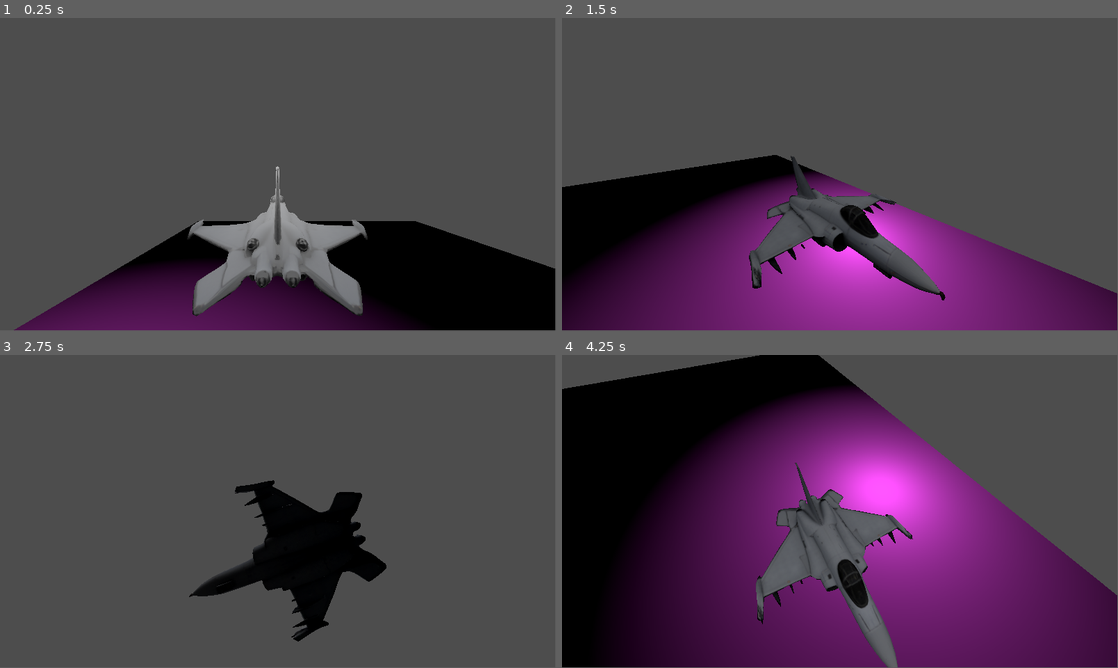
Above: before the commit, frames 1-4 (two rows, left to right).
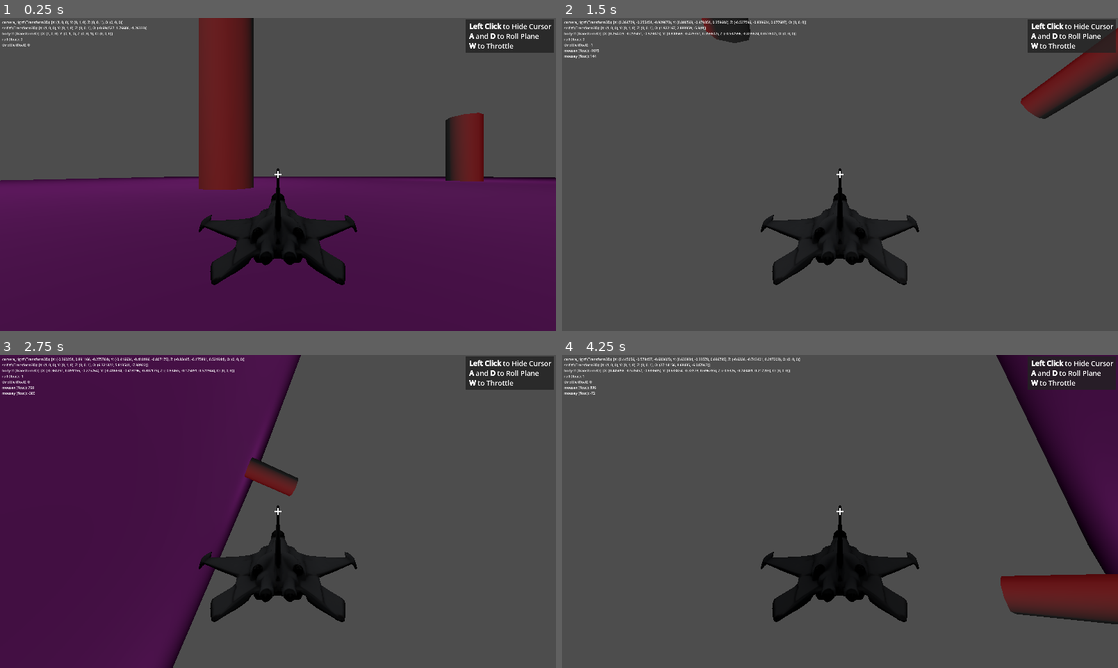
Above: after the commit, the same moments.

Repository: Wes-Ray/breach-vector
Game: Godot game, scene res://scenes/world_01.tscn
The game is run twice, just before and just after one commit, with the same random seed, the same clock (stepped at 60 frames per second) and the same inputs.
Inputs (mouse positions are in pixels of both pictures, inside the frame that each line leads up to):
- Up to frame 1 (0.25 s): no input
- Up to frame 2 (1.5 s): move the mouse to (962, 158) at 0.52 s; hold D (roll_right, bound only after the commit) 0.53-1.28 s; click (962, 158) at 0.67 s; move the mouse to (728, 190) at 1.27 s; hold S (throttle_down, bound only after the commit) from 1.28 s (still down); click (728, 190) at 1.42 s
- Up to frame 3 (2.75 s): move the mouse to (333, 442) at 2.02 s; release S (throttle_down, bound only after the commit) at 2.03 s; hold D (roll_right, bound only after the commit) from 2.03 s (still down); click (333, 442) at 2.17 s
- Up to frame 4 (4.25 s): move the mouse to (812, 574) at 2.77 s; release D (roll_right, bound only after the commit) at 2.78 s; hold W (throttle_up, bound only after the commit) 2.78-3.53 s; click (812, 574) at 2.92 s; move the mouse to (1006, 558) at 3.52 s; hold A (roll_left, bound only after the commit) from 3.53 s (still down); click (1006, 558) at 3.67 s; tap Escape (ui_cancel) at 4.15 s
In our replay, the window is 799x449 before the commit and 800x450 after it. These sizes can differ from the game's own. Grey fills any space a smaller window leaves; there, only what the larger window draws over its background counts as a difference.

The runs differ from the first frame. In frame 1, 50% of the frame differs, in the area x 0-100%, y 0-100%; in frame 2, 42%; in frame 3, 51%; in frame 4, 83%.

Commit message:
played around with different camera controls, classic fps vs more natural gimbal setup

Diff:
--- a/project.godot
+++ b/project.godot
@@ -15,6 +15,44 @@
 config/features=PackedStringArray("4.3", "GL Compatibility")
 config/icon="res://icon.svg"
 
+[display]
+
+window/size/viewport_width=2560
+window/size/viewport_height=1440
+
+[input]
+
+roll_left={
+"deadzone": 0.5,
+"events": [Object(InputEventKey,"resource_local_to_scene":false,"resource_name":"","device":-1,"window_id":0,"alt_pressed":false,"shift_pressed":false,"ctrl_pressed":false,"meta_pressed":false,"pressed":false,"keycode":0,"physical_keycode":65,"key_label":0,"unicode":97,"location":0,"echo":false,"script":null)
+]
+}
+roll_right={
+"deadzone": 0.5,
+"events": [Object(InputEventKey,"resource_local_to_scene":false,"resource_name":"","device":-1,"window_id":0,"alt_pressed":false,"shift_pressed":false,"ctrl_pressed":false,"meta_pressed":false,"pressed":false,"keycode":0,"physical_keycode":68,"key_label":0,"unicode":100,"location":0,"echo":false,"script":null)
+]
+}
+throttle_up={
+"deadzone": 0.5,
+"events": [Object(InputEventKey,"resource_local_to_scene":false,"resource_name":"","device":-1,"window_id":0,"alt_pressed":false,"shift_pressed":false,"ctrl_pressed":false,"meta_pressed":false,"pressed":false,"keycode":0,"physical_keycode":87,"key_label":0,"unicode":119,"location":0,"echo":false,"script":null)
+]
+}
+throttle_down={
+"deadzone": 0.5,
+"events": [Object(InputEventKey,"resource_local_to_scene":false,"resource_name":"","device":-1,"window_id":0,"alt_pressed":false,"shift_pressed":false,"ctrl_pressed":false,"meta_pressed":false,"pressed":false,"keycode":0,"physical_keycode":83,"key_label":0,"unicode":115,"location":0,"echo":false,"script":null)
+]
+}
+yaw_left={
+"deadzone": 0.5,
+"events": [Object(InputEventKey,"resource_local_to_scene":false,"resource_name":"","device":-1,"window_id":0,"alt_pressed":false,"shift_pressed":false,"ctrl_pressed":false,"meta_pressed":false,"pressed":false,"keycode":0,"physical_keycode":81,"key_label":0,"unicode":113,"location":0,"echo":false,"script":null)
+]
+}
+yaw_right={
+"deadzone": 0.5,
+"events": [Object(InputEventKey,"resource_local_to_scene":false,"resource_name":"","device":-1,"window_id":0,"alt_pressed":false,"shift_pressed":false,"ctrl_pressed":false,"meta_pressed":false,"pressed":false,"keycode":0,"physical_keycode":69,"key_label":0,"unicode":101,"location":0,"echo":false,"script":null)
+]
+}
+
 [rendering]
 
 renderer/rendering_method="gl_compatibility"
--- /dev/null
+++ b/scenes/Debug.tscn
@@ -0,0 +1,46 @@
+[gd_scene load_steps=2 format=3 uid="uid://dvjd7ddx35hq6"]
+
+[ext_resource type="Script" path="res://scripts/debug.gd" id="1_cr1y1"]
+
+[node name="Debug" type="Control"]
+layout_mode = 3
+anchors_preset = 15
+anchor_right = 1.0
+anchor_bottom = 1.0
+grow_horizontal = 2
+grow_vertical = 2
+script = ExtResource("1_cr1y1")
+
+[node name="Control2" type="Control" parent="."]
+anchors_preset = 0
+offset_left = 10.0
+offset_top = 8.0
+offset_right = 50.0
+offset_bottom = 48.0
+
+[node name="debug_label" type="Label" parent="Control2"]
+unique_name_in_owner = true
+layout_mode = 1
+offset_right = 40.0
+offset_bottom = 23.0
+
+[node name="Control" type="Control" parent="."]
+visible = false
+layout_mode = 1
+anchors_preset = 1
+anchor_left = 1.0
+anchor_right = 1.0
+offset_left = -40.0
+offset_bottom = 40.0
+grow_horizontal = 0
+
+[node name="Button" type="Button" parent="Control"]
+layout_mode = 0
+offset_left = -338.0
+offset_top = 33.0
+offset_right = 3.0
+offset_bottom = 96.0
+theme_override_font_sizes/font_size = 40
+text = "Toggle Fullscreen"
+
+[connection signal="button_up" from="Control/Button" to="." method="_on_button_button_up"]
--- a/scenes/ship.tscn
+++ b/scenes/ship.tscn
@@ -1,28 +1,103 @@
-[gd_scene load_steps=4 format=3 uid="uid://wk8ox7egbudr"]
+[gd_scene load_steps=5 format=3 uid="uid://wk8ox7egbudr"]
 
 [ext_resource type="PackedScene" uid="uid://ltiaynj28e4m" path="res://assets/ship/plane01.glb" id="1_fgnbo"]
 [ext_resource type="Script" path="res://scripts/ship.gd" id="1_mn80g"]
+[ext_resource type="PackedScene" uid="uid://dvjd7ddx35hq6" path="res://scenes/Debug.tscn" id="3_brax1"]
 
 [sub_resource type="BoxShape3D" id="BoxShape3D_vhwgl"]
 size = Vector3(0.686783, 0.122101, 1)
 
 [node name="Ship" type="CharacterBody3D"]
-collision_layer = 2
+motion_mode = 1
 script = ExtResource("1_mn80g")
 
-[node name="plane01" parent="." instance=ExtResource("1_fgnbo")]
-transform = Transform3D(1, 0, 0, 0, 1, 0, 0, 0, 1, 0, 0.113965, 0)
+[node name="Body" type="CharacterBody3D" parent="."]
+unique_name_in_owner = true
+motion_mode = 1
 
-[node name="CollisionShape3D" type="CollisionShape3D" parent="."]
+[node name="BodyModel" type="Node3D" parent="Body"]
+unique_name_in_owner = true
+
+[node name="plane01" parent="Body/BodyModel" instance=ExtResource("1_fgnbo")]
+transform = Transform3D(-1, 0, -8.74228e-08, 0, 1, 0, 8.74228e-08, 0, -1, 0, 0.113965, 0)
+
+[node name="CollisionShape3D" type="CollisionShape3D" parent="Body"]
 transform = Transform3D(1, 0, 0, 0, 1, 0, 0, 0, 1, 0.000938416, 0.0450897, 0)
 shape = SubResource("BoxShape3D_vhwgl")
 
-[node name="Yaw" type="Node3D" parent="."]
+[node name="CameraRig" type="Node3D" parent="."]
 unique_name_in_owner = true
 
-[node name="Pitch" type="Node3D" parent="Yaw"]
-unique_name_in_owner = true
+[node name="Camera3D" type="Camera3D" parent="CameraRig"]
+transform = Transform3D(1, 0, 0, 0, 1, 0, 0, 0, 1, 0, 0.269, 0.998)
+current = true
+fov = 85.0
 
-[node name="Camera3D" type="Camera3D" parent="Yaw/Pitch"]
-transform = Transform3D(-1, 0, 8.74228e-08, 0, 1, 0, -8.74228e-08, 0, -1, 0, 0.269066, -0.88717)
-fov = 85.0
+[node name="Debug" parent="." instance=ExtResource("3_brax1")]
+
+[node name="HUD" type="Control" parent="."]
+layout_mode = 3
+anchors_preset = 15
+anchor_right = 1.0
+anchor_bottom = 1.0
+grow_horizontal = 2
+grow_vertical = 2
+
+[node name="Crosshair" type="Control" parent="HUD"]
+layout_mode = 1
+anchors_preset = 8
+anchor_left = 0.5
+anchor_top = 0.5
+anchor_right = 0.5
+anchor_bottom = 0.5
+offset_left = -20.0
+offset_top = -20.0
+offset_right = 20.0
+offset_bottom = 20.0
+grow_horizontal = 2
+grow_vertical = 2
+
+[node name="ColorRect" type="ColorRect" parent="HUD/Crosshair"]
+layout_mode = 0
+offset_left = 4.0
+offset_top = 18.0
+offset_right = 36.0
+offset_bottom = 22.0
+
+[node name="ColorRect2" type="ColorRect" parent="HUD/Crosshair"]
+layout_mode = 0
+offset_left = 18.0
+offset_top = 4.0
+offset_right = 22.0
+offset_bottom = 36.0
+
+[node name="Info" type="Control" parent="HUD"]
+layout_mode = 1
+anchors_preset = 1
+anchor_left = 1.0
+anchor_right = 1.0
+offset_left = -192.0
+offset_bottom = 152.0
+grow_horizontal = 0
+
+[node name="ColorRect" type="ColorRect" parent="HUD/Info"]
+layout_mode = 0
+offset_left = -224.0
+offset_top = 8.0
+offset_right = 184.0
+offset_bottom = 160.0
+color = Color(0.130772, 0.130772, 0.130772, 0.788235)
+
+[node name="Label" type="RichTextLabel" parent="HUD/Info"]
+layout_mode = 0
+offset_left = -208.0
+offset_top = 16.0
+offset_right = 172.0
+offset_bottom = 157.0
+theme_override_font_sizes/bold_italics_font_size = 32
+theme_override_font_sizes/normal_font_size = 32
+theme_override_font_sizes/bold_font_size = 32
+bbcode_enabled = true
+text = "[b]Left Click[/b] to Hide Cursor
+[b]A[/b] and [b]D[/b] to Roll Plane
+[b]W[/b] to Throttle"
--- a/scenes/world_01.tscn
+++ b/scenes/world_01.tscn
@@ -11,12 +11,74 @@
 transform = Transform3D(1, 0, 0, 0, 1, 0, 0, 0, 1, -0.694527, 1.76686, -0.0966633)
 
 [node name="DirectionalLight3D" type="DirectionalLight3D" parent="."]
-transform = Transform3D(1, 0, 0, 0, 1, 0, 0, 0, 1, 0, 1, 0)
-
-[node name="OmniLight3D" type="OmniLight3D" parent="."]
-transform = Transform3D(1, 0, 0, 0, 1, 0, 0, 0, 1, 0.976444, 0.821886, -1.43493)
+transform = Transform3D(1, 0, 0, 0, 1, 0, 0, 0, 1, 0, 148.436, 153.491)
+light_color = Color(1, 0.0823529, 0.145098, 1)
+light_energy = 0.4
 
 [node name="CSGBox3D" type="CSGBox3D" parent="."]
-transform = Transform3D(1, 0, 0, 0, 1, 0, 0, 0, 1, -2.00821, -0.286133, -1.69241)
+transform = Transform3D(1, 0, 0, 0, 1, 0, 0, 0, 1, 43.3186, -0.286133, 15.286)
 material_override = SubResource("StandardMaterial3D_ykne3")
-size = Vector3(9.76471, 0.427734, 16.7939)
+size = Vector3(285.837, 0.427734, 387.595)
+
+[node name="CSGCylinder3D" type="CSGCylinder3D" parent="."]
+transform = Transform3D(1, 0, 0, 0, 1, 0, 0, 0, 1, -8.90331, -0.833237, -27.7512)
+radius = 4.31744
+height = 59.0552
+
+[node name="point_light" type="OmniLight3D" parent="CSGCylinder3D"]
+transform = Transform3D(1, 0, 0, 0, 1, 0, 0, 0, 1, 0, 31.3361, 0)
+omni_range = 250.0
+
+[node name="CSGCylinder3D2" type="CSGCylinder3D" parent="."]
+transform = Transform3D(1, 0, 0, 0, 1, 0, 0, 0, 1, -8.90331, -1.28734, 61.6928)
+radius = 4.31744
+height = 59.0552
+
+[node name="point_light" type="OmniLight3D" parent="CSGCylinder3D2"]
+transform = Transform3D(1, 0, 0, 0, 1, 0, 0, 0, 1, 0, 31.3361, 0)
+omni_range = 250.0
+
+[node name="CSGCylinder3D3" type="CSGCylinder3D" parent="."]
+transform = Transform3D(1, 0, 0, 0, 1, 0, 0, 0, 1, 40.0819, -5.0569, 24.8951)
+radius = 4.31744
+height = 59.0552
+
+[node name="point_light" type="OmniLight3D" parent="CSGCylinder3D3"]
+transform = Transform3D(1, 0, 0, 0, 1, 0, 0, 0, 1, 0, 31.3361, 0)
+omni_range = 250.0
+
+[node name="CSGCylinder3D4" type="CSGCylinder3D" parent="."]
+transform = Transform3D(1, 0, 0, 0, 1, 0, 0, 0, 1, -46.4491, 0, -5.11489)
+radius = 4.31744
+height = 59.0552
+
+[node name="point_light" type="OmniLight3D" parent="CSGCylinder3D4"]
+transform = Transform3D(1, 0, 0, 0, 1, 0, 0, 0, 1, 0, 31.3361, 0)
+omni_range = 250.0
+
+[node name="CSGCylinder3D5" type="CSGCylinder3D" parent="."]
+transform = Transform3D(1, 0, 0, 0, 1, 0, 0, 0, 1, 60.922, -8.54691, -57.0669)
+radius = 4.31744
+height = 59.0552
+
+[node name="point_light" type="OmniLight3D" parent="CSGCylinder3D5"]
+transform = Transform3D(1, 0, 0, 0, 1, 0, 0, 0, 1, 0, 31.3361, 0)
+omni_range = 250.0
+
+[node name="CSGCylinder3D6" type="CSGCylinder3D" parent="."]
+transform = Transform3D(1, 0, 0, 0, 1, 0, 0, 0, 1, -55.2057, -3.87947, 48.3296)
+radius = 4.31744
+height = 59.0552
+
+[node name="point_light" type="OmniLight3D" parent="CSGCylinder3D6"]
+transform = Transform3D(1, 0, 0, 0, 1, 0, 0, 0, 1, 0, 31.3361, 0)
+omni_range = 250.0
+
+[node name="CSGCylinder3D7" type="CSGCylinder3D" parent="."]
+transform = Transform3D(1, 0, 0, 0, 1, 0, 0, 0, 1, -22.1865, -5.35559, -67.0204)
+radius = 4.31744
+height = 59.0552
+
+[node name="point_light" type="OmniLight3D" parent="CSGCylinder3D7"]
+transform = Transform3D(1, 0, 0, 0, 1, 0, 0, 0, 1, 0, 31.3361, 0)
+omni_range = 250.0
--- /dev/null
+++ b/scripts/debug.gd
@@ -0,0 +1,24 @@
+extends Control
+class_name Debug
+
+var debug_dict:= {}
+
+@onready var debug_label := %debug_label
+
+func log(debug_name: String, value: Variant = "") -> void:
+	if not OS.is_debug_build():
+		return
+
+	debug_dict[debug_name] = value
+
+	var result_str:= ""
+	for key: String in debug_dict.keys():
+		result_str += key + " (" + type_string(typeof(debug_dict[key])) + "): " + str(debug_dict[key]) + "\n"
+
+	debug_label.text = result_str
+
+func _on_button_button_up() -> void:
+	if DisplayServer.window_get_mode() == DisplayServer.WINDOW_MODE_FULLSCREEN:
+		DisplayServer.window_set_mode(DisplayServer.WINDOW_MODE_WINDOWED)
+	else:
+		DisplayServer.window_set_mode(DisplayServer.WINDOW_MODE_FULLSCREEN)
--- a/scripts/ship.gd
+++ b/scripts/ship.gd
@@ -1,16 +1,84 @@
 extends CharacterBody3D
 
-@onready var yaw: Node3D = %Yaw
-@onready var pitch: Node3D = %Pitch
+@onready var body: CharacterBody3D = %Body
+@onready var body_model: Node3D = %BodyModel
 
-var rotation_speed = 0.005
+@onready var camera_rig: Node3D = %CameraRig
+
+@onready var debug: Debug = $Debug
+
+@export var base_air_speed: float = 5.0
+@export var base_air_boost_speed: float = 25.0
+var current_air_speed: float = base_air_speed
+# @export var air_speed: float = 0.0
+@export var rotation_speed: float = 2.0
+@export var roll_speed: float = 3.0
+@export var mouse_sensitivity: float = 0.1
+
+func _ready() -> void:
+	Input.mouse_mode = Input.MOUSE_MODE_CAPTURED
+
+func move_ship(delta) -> void:
+	debug.log("camera_rig tf", camera_rig.transform)
+	debug.log("self tf", transform)  # shouldn't be used, just use body transform to find forward
+	debug.log("body tf", body.transform)
+
+	# get input
+	var roll_input := Input.get_axis("roll_right", "roll_left")
+	debug.log("roll", roll_input)
+	var throttle_input := Input.get_axis("throttle_down", "throttle_up")
+	debug.log("throttle", throttle_input)
+
+	if throttle_input > 0.01:
+		current_air_speed = base_air_boost_speed
+	else:
+		current_air_speed = base_air_speed
+
+	# roll
+	# camera_rig.rotate(body_model.basis.z.normalized(), roll_input * delta)
+	camera_rig.rotate(camera_rig.basis.z.normalized(), roll_input * roll_speed * delta)
+
+	# Get Euler angles
+	# var camera_euler := camera_rig.global_transform.basis.get_euler()
+	# var current_euler := body.global_transform.basis.get_euler()
+
+	# Create new quaternions with roll (z) set to 0
+	# var camera_no_roll := Quaternion.from_euler(Vector3(camera_euler.x, camera_euler.y, 0))
+	# var current_no_roll := Quaternion.from_euler(Vector3(current_euler.x, current_euler.y, 0))
+
+	# Lerp between the roll-free rotations
+	# var lerp_quat = current_no_roll.slerp(camera_no_roll, delta * rotation_speed)
+	body.global_transform.basis = Basis(camera_rig.basis)
+
+
+	# update movement based on body direction (NOT self of the whole ship)
+	var forward := -body.basis.z
+	velocity = forward * current_air_speed
+
+	move_and_slide()
+
+func _process(delta: float) -> void:
+	if Input.is_action_just_released("ui_cancel"):
+		if Input.mouse_mode == Input.MOUSE_MODE_CAPTURED:
+			Input.mouse_mode = Input.MOUSE_MODE_VISIBLE
+		else:
+			Input.mouse_mode = Input.MOUSE_MODE_CAPTURED
+	move_ship(delta)
 
 func _input(event:InputEvent) -> void:
-	if not event is InputEventMouseMotion:
+	if event is InputEventMouseMotion:
+		var mouse_movement:Vector2 = (event.relative / 300 * PI) * mouse_sensitivity
+		debug.log("mousex", event.relative.x)
+		debug.log("mousey", event.relative.y)
+
+		camera_rig.rotate(camera_rig.basis.y.normalized(), -mouse_movement.x)  # camera_rig
+		camera_rig.rotate(camera_rig.basis.x.normalized(), -mouse_movement.y)  # pitch
+
+		# pitch.rotation.x = clamp(pitch.rotation.x, -TAU/4, TAU/4)
 		return
 
-	var mouse_movement:Vector2 = event.relative / 300 * PI
-	yaw.rotate_y(-mouse_movement.x )
-	pitch.rotate_x(mouse_movement.y)
-
-	pitch.rotation.x = clamp(pitch.rotation.x, -TAU/4, TAU/4)
+	# TODO: refactor? seems hacky
+	# https://docs.godotengine.org/en/stable/tutorials/platform/web/customizing_html5_shell.html#doc-customizing-html5-shell
+	if event is InputEventMouseButton and Input.mouse_mode != Input.MOUSE_MODE_CAPTURED:
+		Input.mouse_mode = Input.MOUSE_MODE_CAPTURED
+		return
Not shown, changed: deploy_to_server.ps1
